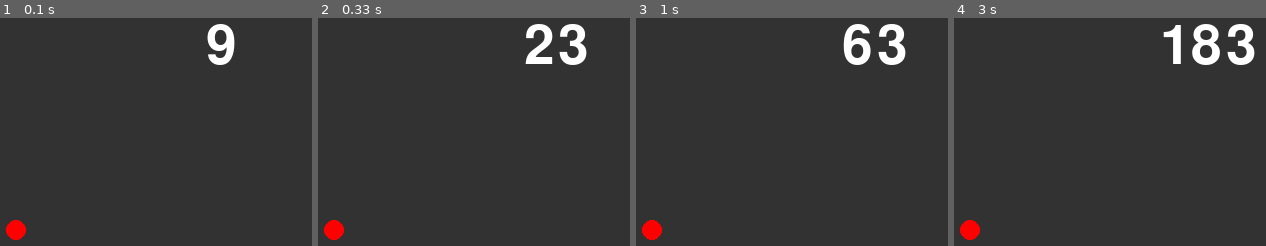
Above: before the commit, frames 1-4 (left to right).
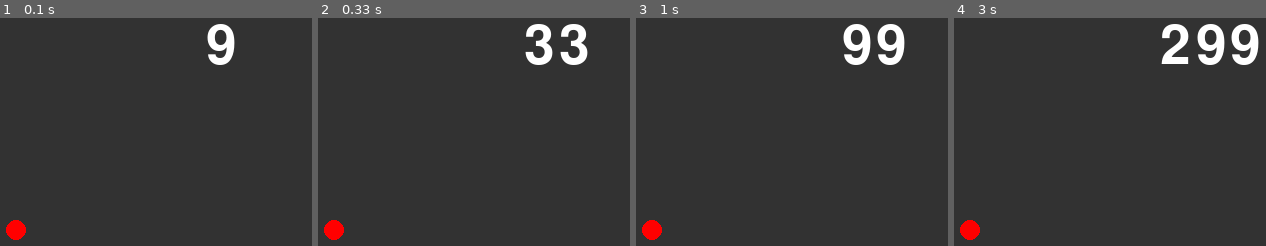
Above: after the commit, the same moments.

Repository: c0b221431e/ProjExD_1
Game: pygame game, started from pygame_system.py
Same seed, same stepped clock (60 frames per second), same inputs: the game is played once before the commit and once after it.
Inputs:
- Up to frame 1 (0.1 s): no input
- Up to frame 2 (0.33 s): no input
- Up to frame 3 (1 s): no input
- Up to frame 4 (3 s): no input

Frame 1 is identical in both runs. In frame 2, 0.9% of the frame differs, in the area x 66-87%, y 2-21%; in frame 3, 1.2%; in frame 4, 2.9%, in the area x 66-98%, y 2-21%.

Commit message:
FPS変更

Diff:
--- a/pygame_system.py
+++ b/pygame_system.py
@@ -26,7 +26,7 @@
         screen.blit(enn, [100, 400])
         pg.display.update()
         tmr += 1
-        #clock.tick(100)
+        clock.tick(100)
 
 
 if __name__ == "__main__":
